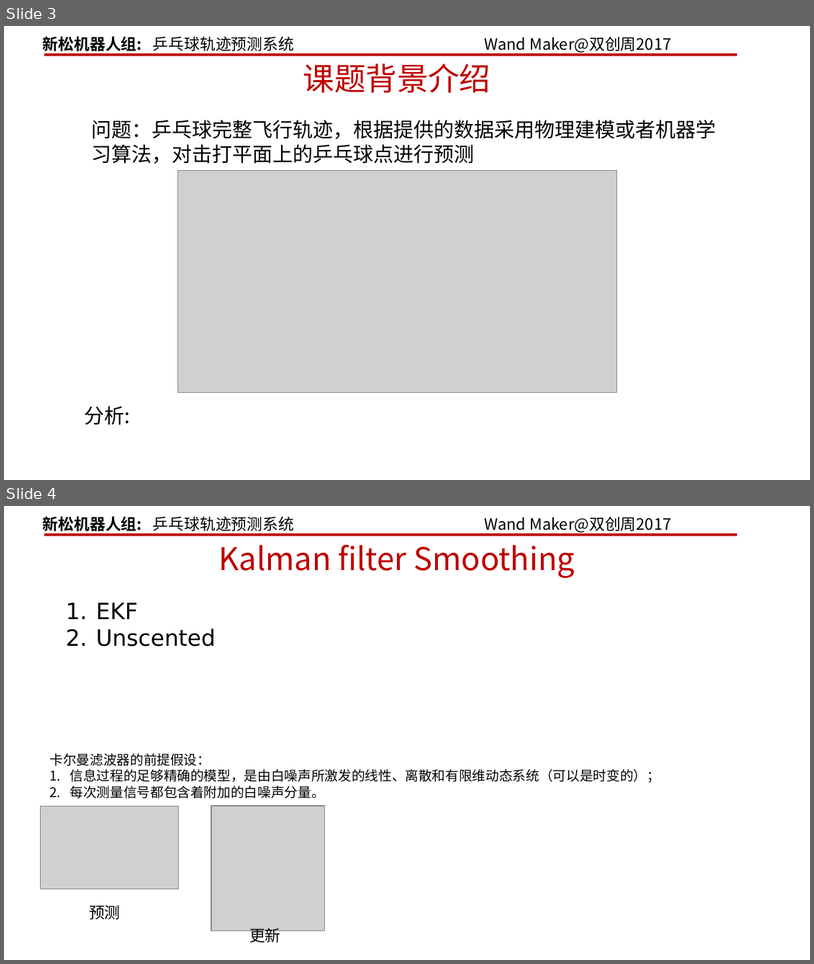
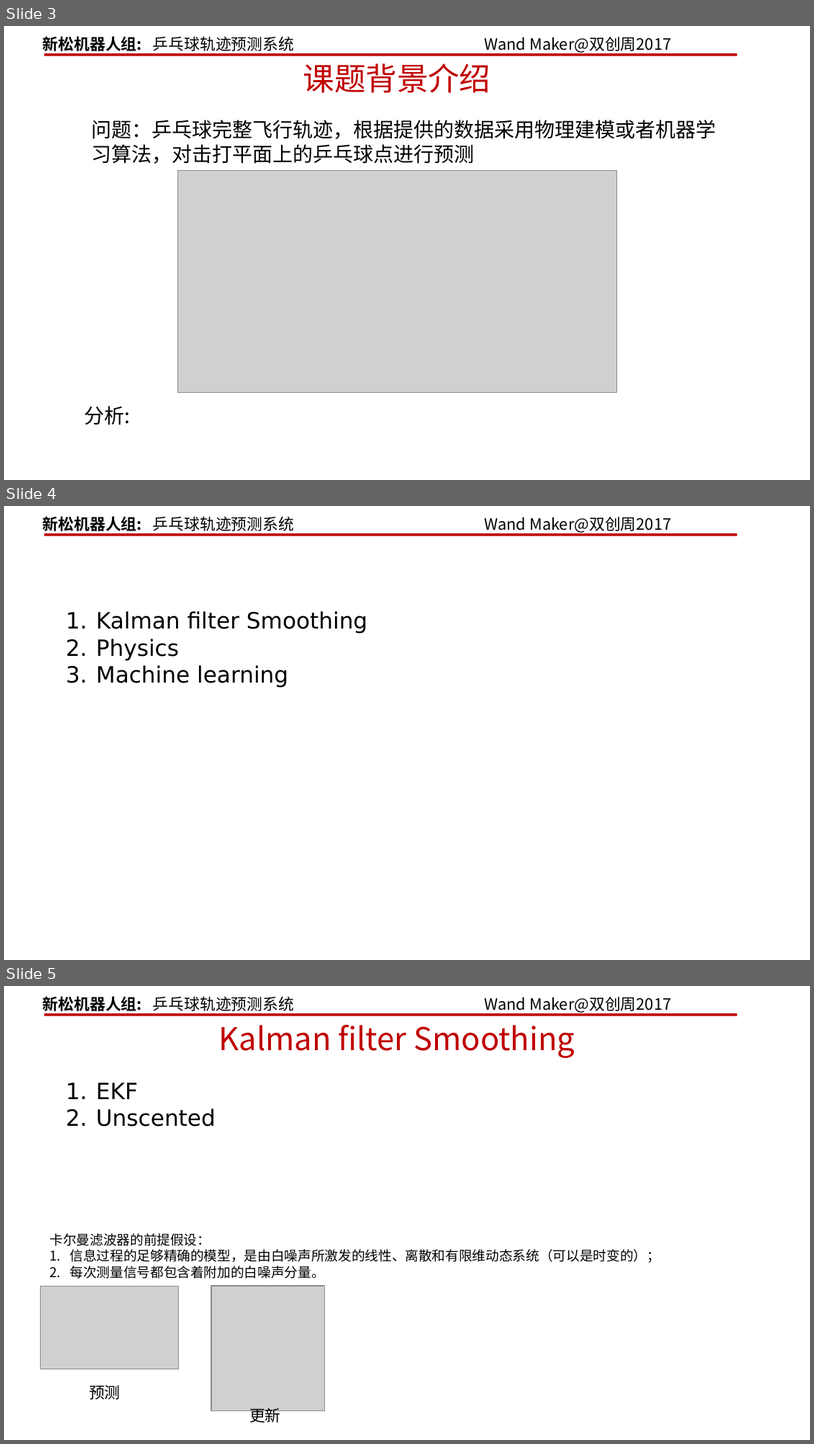
Before and after one commit to elviswf/pingpongBot, a slide deck: docs/wandmaker_新松机器人.pptx. Shown one above the other, each under a label of ours: slides 3 and 4 before the commit, slides 3, 4 and 5 after it. The pictures are 814x964 and 814x1444 pixels, drawn with LibreOffice and Linux fonts; fonts in the diff are those of the drawing; grey boxes stand for pictures. Boxes give left, top, right and bottom in pixels: in the first picture for what was removed or moved away, otherwise in the second. Text is boxed around its words. In the diff, an @@ line names an element or a change of style, - is before the commit and + after.

```diff
--- a/docs/wandmaker_新松机器人.pptx
+++ b/docs/wandmaker_新松机器人.pptx
@@ slide 4 added at (4, 506, 810, 960), background #FFFFFF; not listed: 2 template elements that a slide beside it also shows @@
@@ text added at (96, 611, 368, 687), 20 pt, text #000000 @@
+1. Kalman filter Smoothing
+2. Physics
+3. Machine learning
@@ what was slide 4 is now slide 5 @@
```
Also in this commit, not shown: 1 slide changed, 2 other files.
